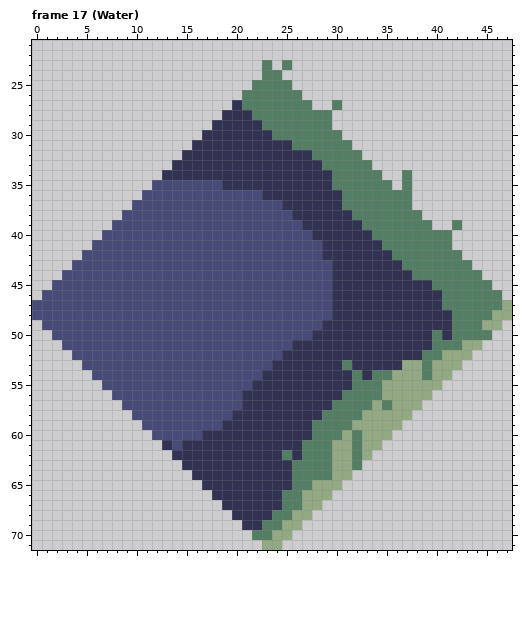
File history of a pixel-art file, bleed-client/asesprite/Tiles-2.aseprite. Above: the version before the commit.
48x72 pixels, 25 frames. Shown: frame 17 (Water): x 0..47, y 21..71. The commit also changed other frames, which this record leaves out.
Now the later version:
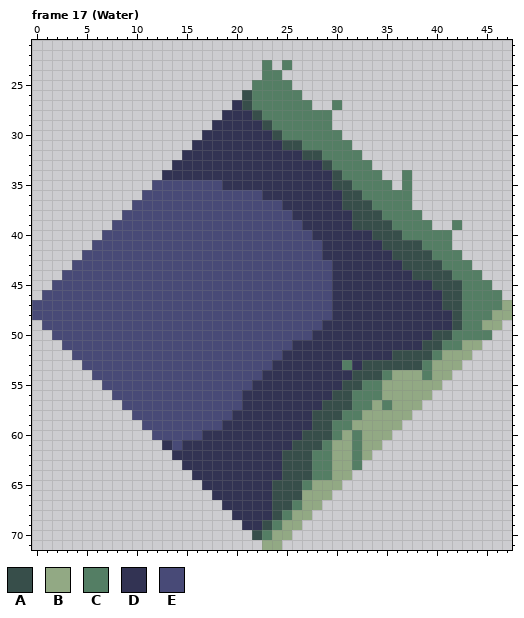
Palette (. is transparent): A #374e4a  B #92a984  C #547e64  D #323353  E #484a77
What changed:
Changed rows in their new state; - is an unchanged pixel.
Frame 17 (Water), layer "Diffuse":
first column x 21:
26 A---------------------
27 A---------------------
28 -A--------------------
29 --A-------------------
30 ---A------------------
31 ----AA----------------
32 ------AA--------------
33 --------A-------------
34 ---------A------------
35 ---------AA-----------
36 ----------AA----------
37 ----------AAA---------
38 -----------AAA--------
39 -----------AAAA-------
40 -------------AAA------
41 --------------AAAA----
42 ---------------AAAA---
43 ----------------AAAA--
44 -----------------AAAA-
45 -------------------AAA
46 --------------------AA
47 --------------------AA
48 ---------------------A
49 ---------------------A
50 -------------------AA-
51 ------------------AA--
52 ---------------AAAA---
53 ------------AAAAAA----
54 -----------AAA--------
55 ----------AA----------
56 ---------AA-----------
57 --------AAA-----------
58 -------AAA------------
59 -------AA-------------
60 ------AAA-------------
61 -----AAA--------------
62 ----AAA---------------
63 ----AAA---------------
64 ----AAA---------------
65 ---AAA----------------
66 ---AAA----------------
67 ---AA-----------------
68 ---A------------------
69 --A-------------------
70 -A--------------------
Changed places in both pictures, as pixel boxes (x1, y1, x2, y2):
changed: (242, 90, 462, 540)
